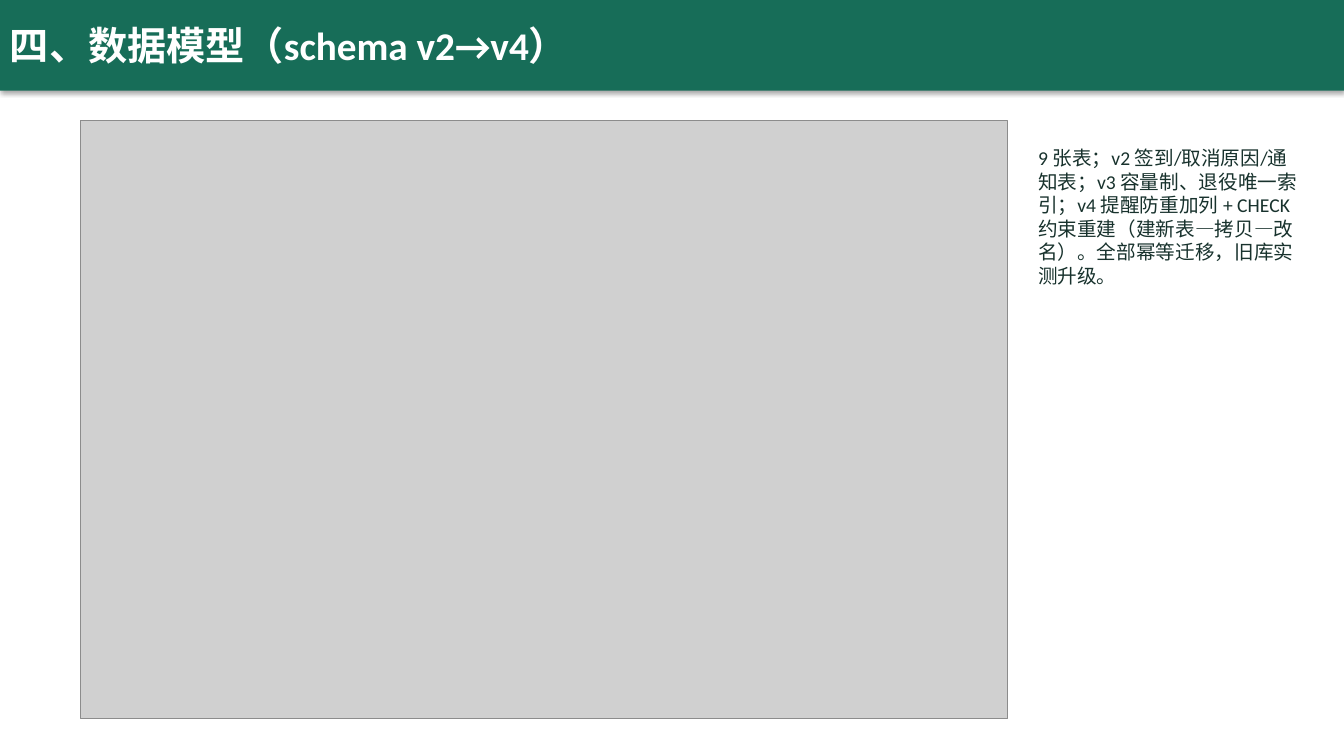
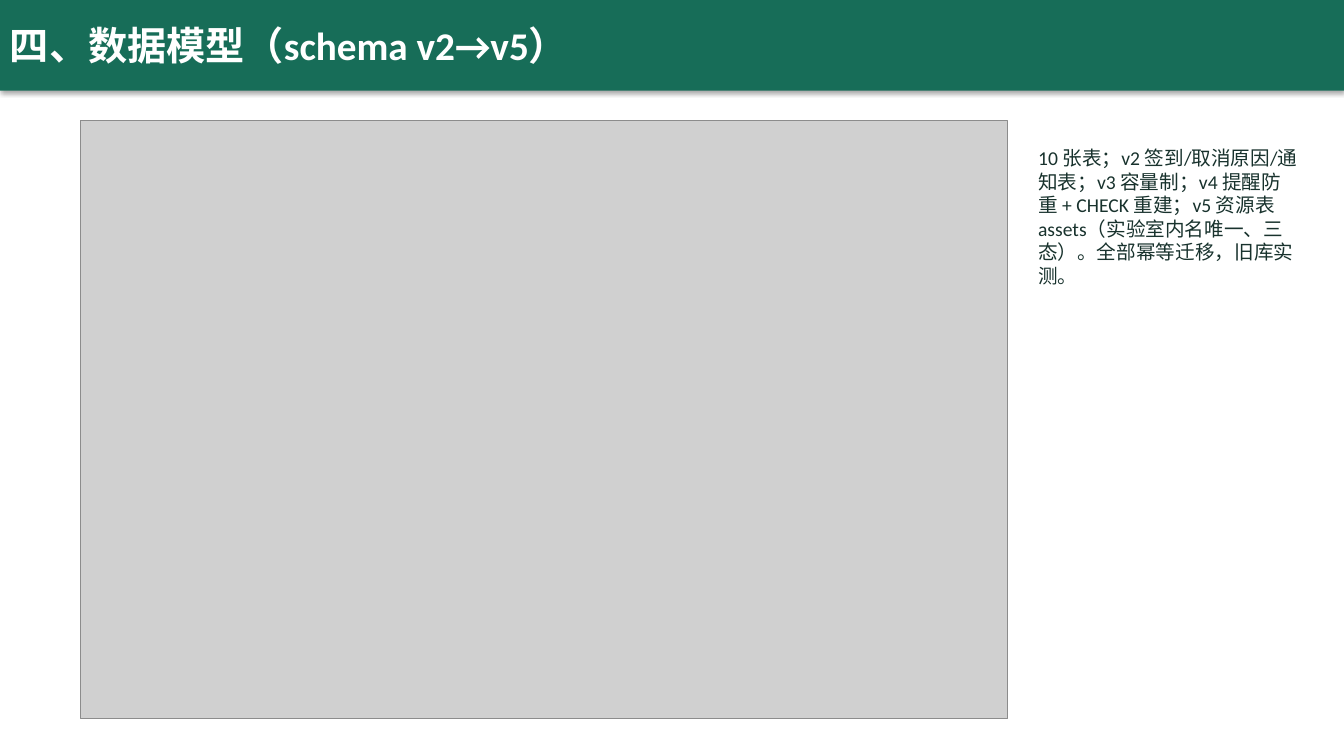
Before and after one commit to yq6666-66/lab-booking-system, a slide deck: slide 5 of docs/thesis/答辩演示.pptx. Drawn at 1344x756 pixels with LibreOffice and Linux fonts; fonts in the diff are those of the drawing; grey boxes stand for pictures. Boxes give left, top, right and bottom in pixels: in the first picture for what was removed or moved away, otherwise in the second. Text is boxed around its words. In the diff, an @@ line names an element or a change of style, - is before the commit and + after.

Commit message:
feat: r13 资源管理一体化——实验室资源清单与利用率统计（1.4.0）
课题更名「资源管理与预约候补一体化」后补齐标题承诺的能力：
- assets 表幂等建表（实验室内资源名唯一，状态 AVAILABLE/MAINTENANCE/DISABLED）
- 管理端资源增改 API + 控制台「资源管理」页签（共 11 页签）
- 用户端预约页实时展示所选实验室资源清单（不含已停用资源）
- 资源利用率：按实验室聚合场次/席位/预约/签到/爽约，统计页表格 + CSV 导出
- 种子预置五类典型资源；T41/T42 断言组（集成达 44 项）；契约扩至 30 端点
- CONTRACT/CHANGELOG/README/PROGRESS/ER 图(assets+1:N 配备)/论文 3-4 章/PPT 同步
- 修复：asset_admin UPDATE 绑定格式串错位（issisi→ssisi，变参越界段错误）、
  spec 缺省空指针、db_rows REAL 列字符串化导致 seats=0、利用率路由分派笔误

```diff
--- a/docs/thesis/答辩演示.pptx
+++ b/docs/thesis/答辩演示.pptx
@@ text in rectangle at box(10, 26, 568, 64): text changed @@
-四、数据模型（schema v2→v4）
+四、数据模型（schema v2→v5）
@@ text at box(1038, 148, 1298, 285): text changed @@
-9 张表；v2 签到/取消原因/通知表；v3 容量制、退役唯一索引；v4 提醒防重加列 + CHECK 约束重建（建新表—拷贝—改名）。全部幂等迁移，旧库实测升级。
+10 张表；v2 签到/取消原因/通知表；v3 容量制；v4 提醒防重 + CHECK 重建；v5 资源表 assets（实验室内名唯一、三态）。全部幂等迁移，旧库实测。
```
Also in this commit, not shown: 4 other slides changed, 21 other files.
